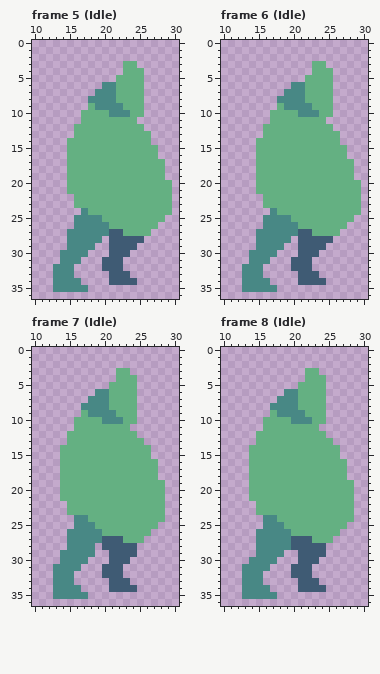
Edited in one commit: pixel-art file (sprites/zombie-spritesheet.aseprite). Above is the file before it was changed.
40x40 pixels, 17 frames. Shown: frame 5 (Idle): x 10..30, y 0..36; frame 6 (Idle): x 10..30, y 0..36; frame 7 (Idle): x 10..30, y 0..36; frame 8 (Idle): x 10..30, y 0..36. The commit also changed other frames, which this record leaves out.
Once edited:
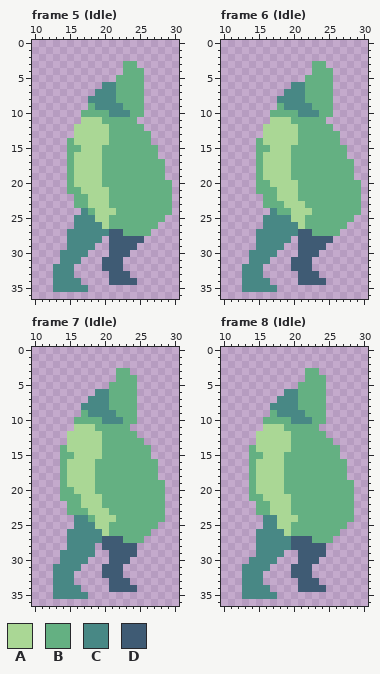
Palette (. is transparent): A #aad795  B #64b082  C #488885  D #3f5b74
Edits made:
layer "FrontArm" now shown
Changed rows in their new state; - is an unchanged pixel.
Frame 5 (Idle), layer "FrontArm":
first column x 16:
11 -AAA--
12 AAAAA-
13 AAAAA-
14 AAAAA-
15 -AAA--
16 AAAA--
17 AAAA--
18 AAAA--
19 AAAA--
20 AAAA--
21 -AAAA-
22 --AAA-
23 --AAA-
24 ---AAA
25 ---AA-
26 ----A-
Frame 6 (Idle), layer "FrontArm":
first column x 16:
11 -AAA---
12 AAAAA--
13 AAAAA--
14 AAAAA--
15 -AAA---
16 AAAA---
17 AAAA---
18 AAAA---
19 AAAA---
20 -AAAA--
21 --AAA--
22 --AAA--
23 ---AAA-
24 ----AAA
25 ----AA-
26 -----A-
Frame 7 (Idle), layer "FrontArm":
first column x 15:
11 -AAA---
12 AAAAA--
13 AAAAA--
14 AAAAA--
15 -AAAA--
16 AAAA---
17 AAAA---
18 AAAA---
19 AAAA---
20 -AAA---
21 --AAA--
22 --AAA--
23 ---AAA-
24 ----AAA
25 ----AA-
26 -----A-
Frame 8 (Idle), layer "FrontArm":
first column x 15:
11 -AAA--
12 AAAAA-
13 AAAAA-
14 AAAAA-
15 -AAA--
16 AAAA--
17 AAAA--
18 AAAA--
19 AAAA--
20 AAAA--
21 -AAAA-
22 --AAA-
23 --AAA-
24 ---AAA
25 ---AA-
26 ----A-
